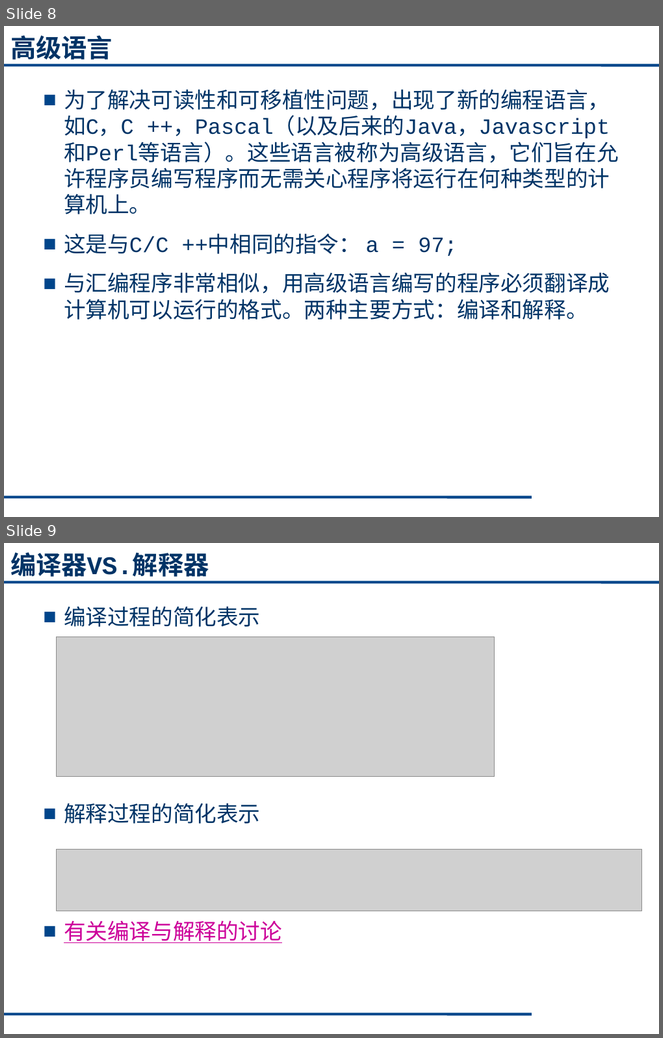
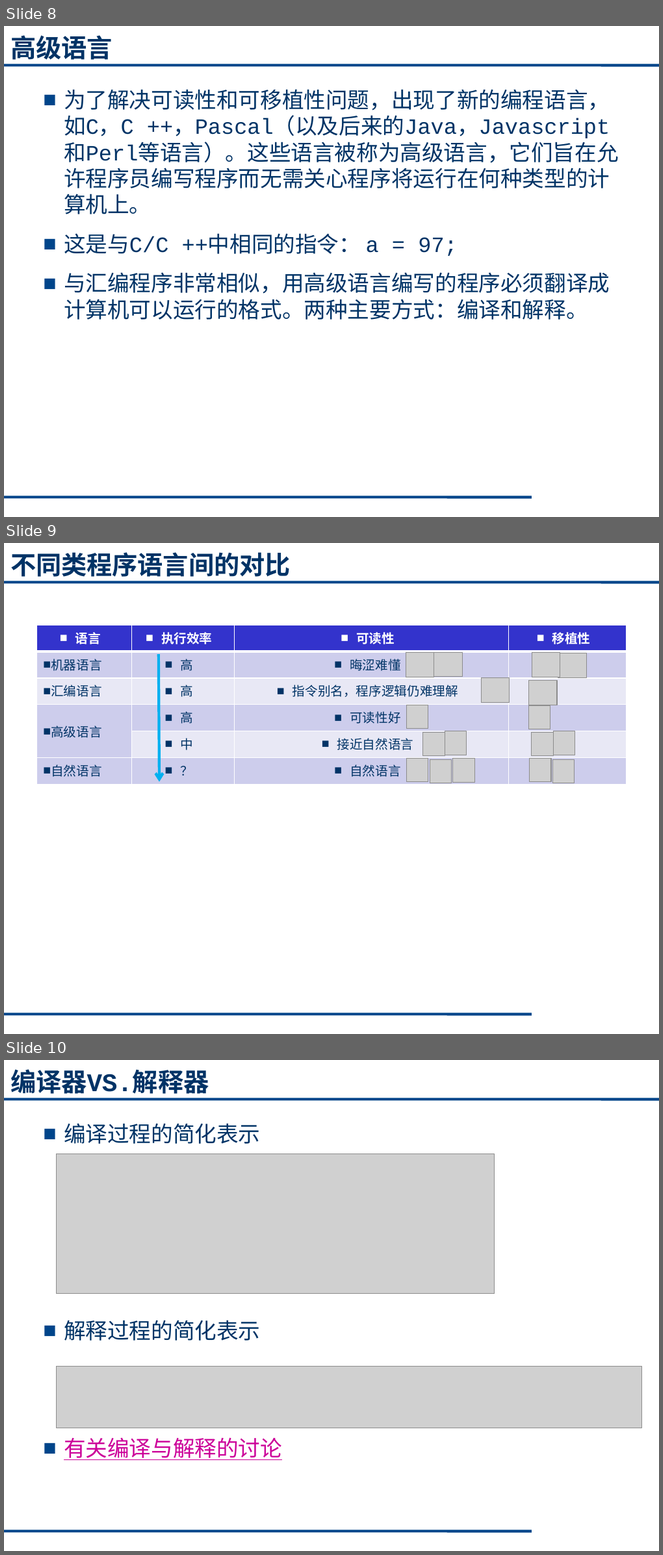
Before and after one commit to cugwhp/OOPCPP, a slide deck: 02.PPT/Ch1-绪论/C++1_2.pptx. Shown one above the other, each under a label of ours: slides 8 and 9 before the commit, slides 8, 9 and 10 after it. The pictures are 663x1038 and 663x1555 pixels, drawn with LibreOffice and Linux fonts; fonts in the diff are those of the drawing; grey boxes stand for pictures. Boxes give left, top, right and bottom in pixels: in the first picture for what was removed or moved away, otherwise in the second. Text is boxed around its words. In the diff, an @@ line names an element or a change of style, - is before the commit and + after.

```diff
--- a/02.PPT/Ch1-绪论/C++1_2.pptx
+++ b/02.PPT/Ch1-绪论/C++1_2.pptx
@@ slide 9 added at (4, 543, 659, 1034), background #FFFFFF; not listed: 2 template elements that a slide beside it also shows @@
@@ title added at (10, 552, 291, 581), 28 pt, text #003366, bold @@
+不同类程序语言间的对比
@@ table added at (36, 625, 627, 784), 6 rows, 4 columns @@
+语言 | 执行效率 | 可读性 | 移植性
+机器语言 | 高 | 晦涩难懂 | 
+汇编语言 | 高 | 指令别名，程序逻辑仍难理解 | 
+高级语言 | 高 | 可读性好 | 
+ | 中 | 接近自然语言 | 
+自然语言 | ？ | 自然语言 | 
@@ arrow added from (159, 654) to (159, 782), #00B0F0 3 pt @@
@@ picture added at (406, 652, 434, 677) @@
@@ picture added at (434, 652, 462, 677) @@
@@ picture added at (532, 652, 560, 677) @@
@@ picture added at (558, 653, 586, 678) @@
@@ picture added at (481, 678, 509, 702) @@
@@ picture added at (529, 681, 557, 705) @@
@@ picture added at (407, 705, 428, 728) @@
@@ picture added at (529, 706, 551, 730) @@
@@ picture added at (423, 732, 445, 756) @@
@@ picture added at (445, 731, 467, 756) @@
@@ picture added at (531, 732, 553, 756) @@
@@ picture added at (554, 731, 575, 756) @@
@@ picture added at (407, 759, 428, 782) @@
@@ picture added at (430, 759, 451, 783) @@
@@ picture added at (452, 759, 475, 782) @@
@@ picture added at (529, 759, 551, 782) @@
@@ picture added at (553, 759, 575, 783) @@
@@ what was slide 9 is now slide 10 @@
```
Also in this commit, not shown: 14 slides changed, 3 other files.
